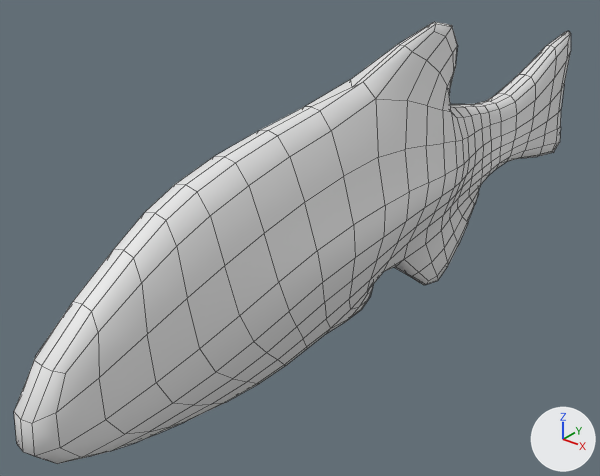
Before and after pictures for a commit that changed the FBX model Assets/RESOURCES/Models/Pez Zebra.fbx.
Rendered twice from a 50 mm lens placed at (2.026, -3.209, 1.478), pointed at (-0.281, -0.324, -0.31). Lighting does not change. The marker at lower right points along +X, +Y and +Z. Mesh edges are drawn as thin lines. Where no turn or scale is listed for an object, it has been applied to the vertices.
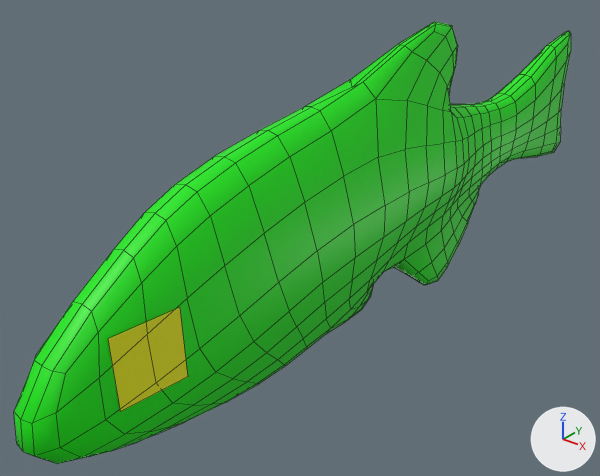
The newer file is also turned or shifted as a whole; pictures and numbers use the older file's frame.

What changed in the scene script:
```text
Add mat_material_001:
    mat_material_001 = principled_material('Material.001')
    mat_material_001.base_color = (0.00286, 0.8, 0.0)  # green #09e700
Add mat_material_002:
    mat_material_002 = principled_material('Material.002')
    mat_material_002.base_color = (0.781, 0.8, 0.0)  # yellow #e5e700
Change me_mesh:
    where me_mesh.from_pydata(...)  # 601 vertices, 604 faces; spans x -0.21..0.21, y -2.11..2.19, z -0.84..0.67
    add me_mesh.materials.append(mat_material_001)  # green #09e700
Add me_plane_002:
    me_plane_002.from_pydata([(0.075, 0.144, 0.143), (0.057, 0.14, -0.138), (0.115, -0.139, 0.14), (0.091, -0.141, -0.14), (0.378, 0.144, 0.143), (0.397, 0.14, -0.138), (0.338, -0.139, 0.14), (0.362, -0.141, -0.14)], [], [(0, 1, 3, 2), (4, 6, 7, 5)])
    me_plane_002.materials.append(mat_material_002)  # yellow #e5e700
Add ob_plane_001:
    ob_plane_001 = bpy.data.objects.new('Plane.001', me_plane_002)
    ob_plane_001.location = (-0.227, -1.672, -0.131)
```

Boxes (x1, y1, x2, y2) around the edits, measured in the pictures (600 x 476 px):
'Cube', recoloured (grey to green)
    both: (14, 22, 571, 464)
'Plane.001', added (yellow)
    after: (108, 307, 188, 412)
